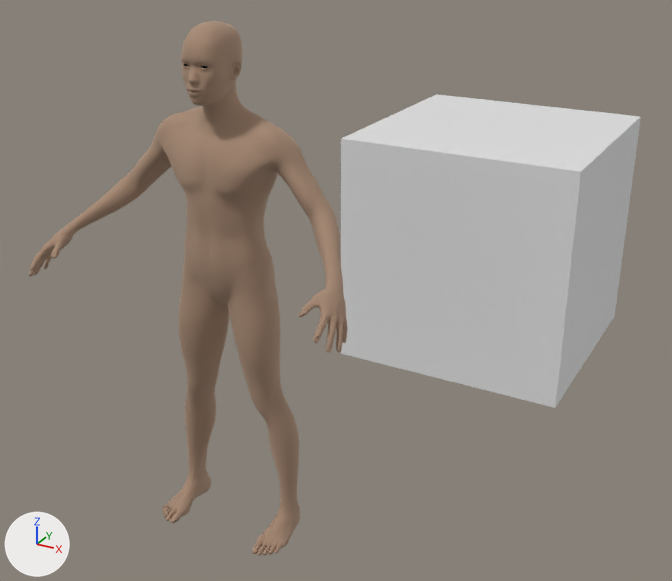
One commit to the glTF model untitled.glb: the scene before it, then after it.
One viewpoint serves both versions: a 50 mm camera at (3.29, -4.59, 4.19) aimed at (0.05, 1.3, 1.25). Every picture has the same lights, and +X, +Y and +Z are marked at lower left. Where no turn or scale is listed for an object, it has been applied to the vertices.

Names of what the first picture shows: '20210314Mesh', 'Cube'.
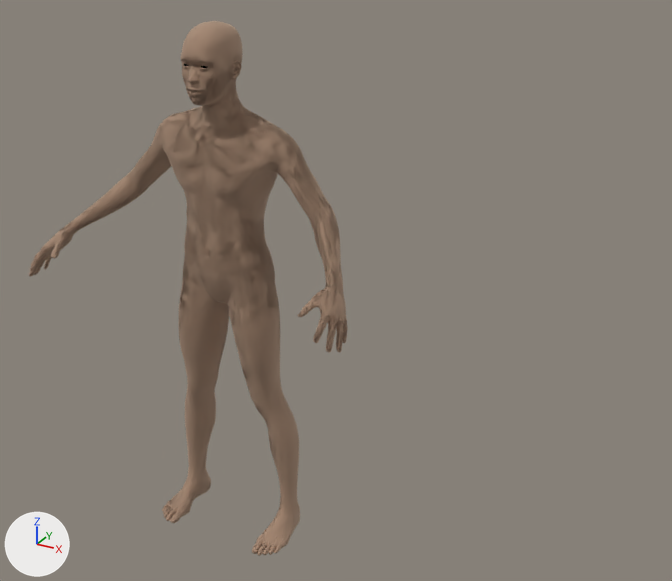
Patch to the scene script:
```diff
--- a/untitled.glb.py
+++ b/untitled.glb.py
@@ mat_20210314_002 @@
+mat_20210314_002 = principled_material('20210314.002')
+mat_20210314_002.base_color = (0.58, 0.434, 0.331)  # beige #c8b09c
+mat_20210314_002.metallic = 1.0
+mat_20210314_002.roughness = 0.902
@@ me_20210314_002 @@
+me_20210314_002.from_pydata(...)  # 13380 vertices, 26756 faces; spans x -1.14..1.14, y -0.74..0.19, z 0.0..3.46
+me_20210314_002.materials.append(mat_20210314_002)  # beige #c8b09c
@@ ob_cube @@
-ob_cube = bpy.data.objects.new('Cube', me_cube)
-ob_cube.location = (0.675, 3.063, 1.246)
@@ ob_20210314mesh_001 @@
+ob_20210314mesh_001 = bpy.data.objects.new('20210314Mesh.001', me_20210314_002)
+ob_20210314mesh_001.location = (0.0, 0.0, 0.0)
```

Where the change shows, as pixel boxes (x1, y1, x2, y2) in the pictures (672 x 581 px):
'Cube', deleted
    before: (341, 94, 641, 408)
'20210314Mesh.001', added
    after: (29, 21, 348, 556)
'20210314Mesh', unchanged, covered by the edit
    before: (29, 21, 348, 556)
    after: (29, 34, 348, 554)
